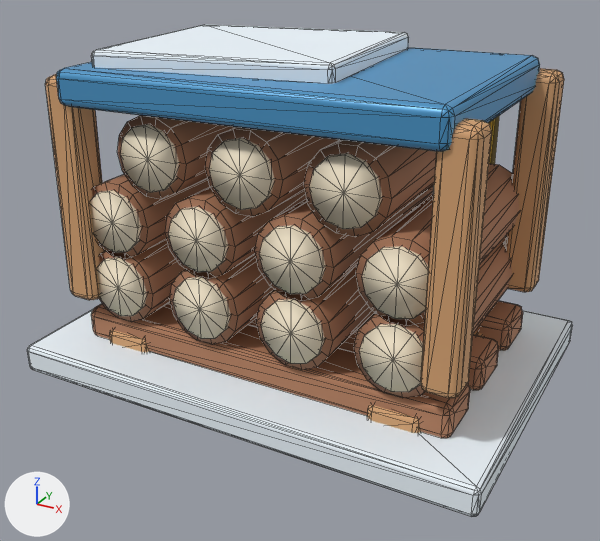
Renders of the glTF model HavenlineGodot/assets/stations_v2/wood_stack.glb from each side of a commit.
Both versions are drawn from a 50 mm camera at (1.29, -2.4, 1.51) aimed at (0.01, -0.09, 0.36). The axes (+X, +Y, +Z) are drawn at lower left. The lights are the same throughout. The older version comes first. Mesh edges are drawn as thin lines. Vertices at exactly the same position are counted once.

Names of what the first picture shows: 'wood_stack'.
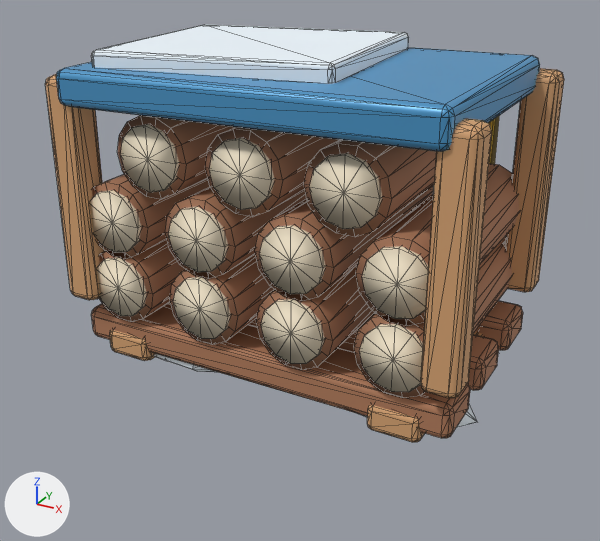
The edits, one by one:
me_wood_stack is used by ob_wood_stack; location (0.0, 0.0, 0.0).
me_wood_stack had 1686 vertices, 3184 faces and spanned x -0.84..0.84, y -0.58..0.58, z -0.03..1.12.
me_wood_stack now has 1783 vertices, 3355 faces and spans x -0.72..0.72, y -0.48..0.48, z -0.01..1.12.
me_wood_stack part 1: a new loose piece of 29 vertices spanning x -0.57..-0.02, y -0.39..-0.05, z -0.01..0.1, in mat_hl_snow (white #eff8ff).
me_wood_stack part 2: a new loose piece of 29 vertices spanning x 0.1..0.72, y -0.37..-0.05, z -0.01..0.1, in mat_hl_snow (white #eff8ff).
Part 3, on me_wood_stack:
56 vertices are removed from x -0.84..0.84, y -0.58..0.58, z -0.03..0.07.
108 faces are deleted.
Other edits to the shape of me_wood_stack do not show in these pictures.

Location of each change, (x1, y1, x2, y2) in pixels of the pictures (600 x 541 px):
'wood_stack', reshaped (15% shorter)
    before: (27, 25, 573, 517)
    after: (45, 25, 564, 442)
part 1 of me_wood_stack, added
    after: (153, 353, 220, 373)
part 2 of me_wood_stack, added (mostly hidden)
    after: (354, 404, 478, 428)
part 3 of me_wood_stack, deleted
    before: (27, 310, 573, 517)
